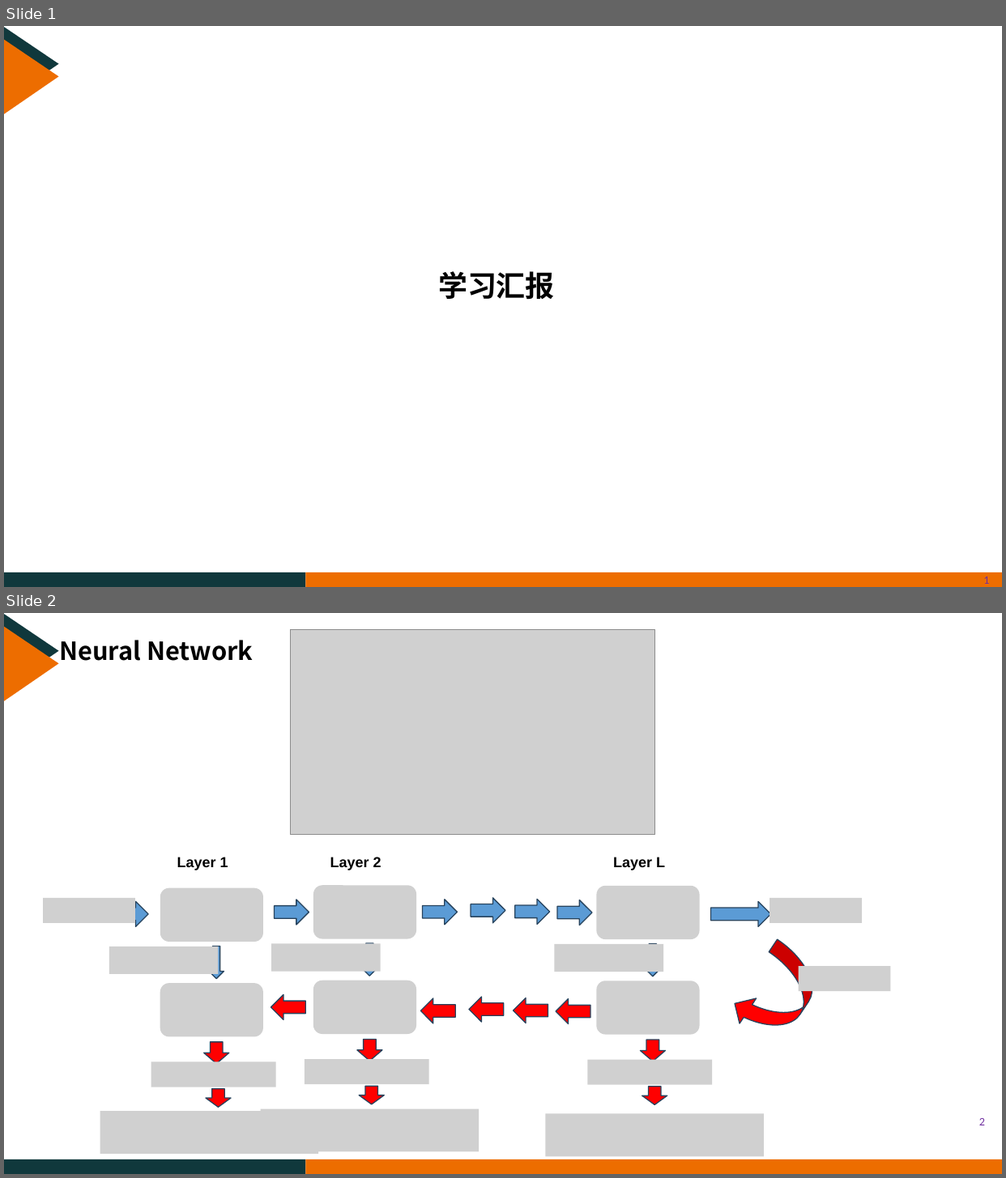
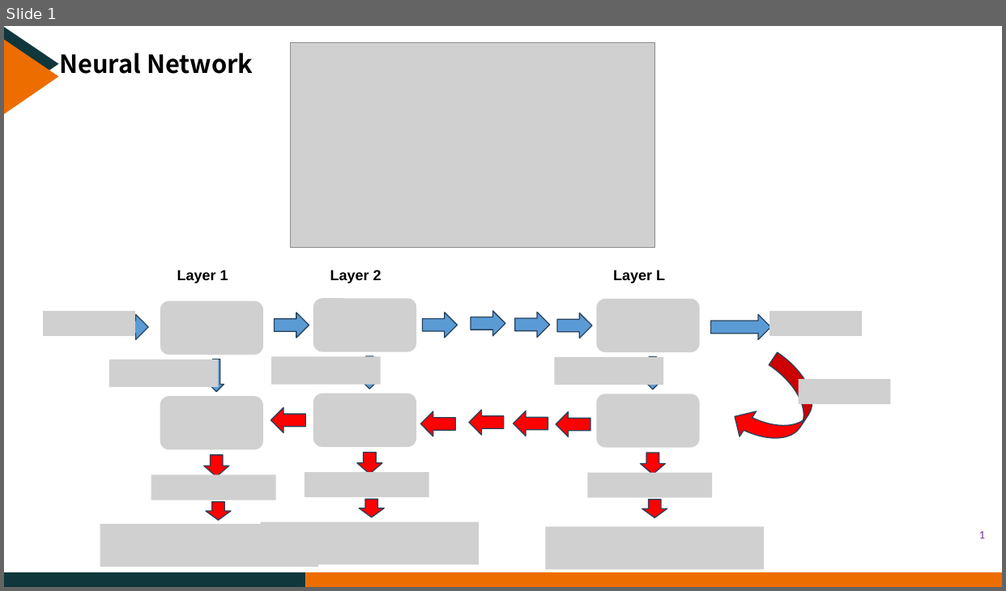
Before and after one commit to CreatorYu/Yu, a slide deck: YXQ.pptx. Shown one above the other, each under a label of ours: slides 1 and 2 before the commit, slide 1 after it. The pictures are 1006x1178 and 1006x591 pixels, drawn with LibreOffice and Linux fonts; fonts in the diff are those of the drawing; grey boxes stand for pictures; background and template pictures are left out. Boxes give left, top, right and bottom in pixels: in the first picture for what was removed or moved away, otherwise in the second. Text is boxed around its words. In the diff, an @@ line names an element or a change of style, - is before the commit and + after.

```diff
--- a/YXQ.pptx
+++ b/YXQ.pptx
@@ slide 1 removed at [4, 26, 1002, 587], background #FFFFFF; not listed: 4 template elements that a slide beside it also shows @@
@@ text removed at [438, 271, 555, 300] @@
-学习汇报
@@ page number removed at [983, 577, 989, 584] @@
-1
@@ what was slide 2 is now slide 1 @@
@@ page number at [979, 531, 985, 539]: text changed @@
-2
+1
```
Also in this commit, not shown: 10 other files.
